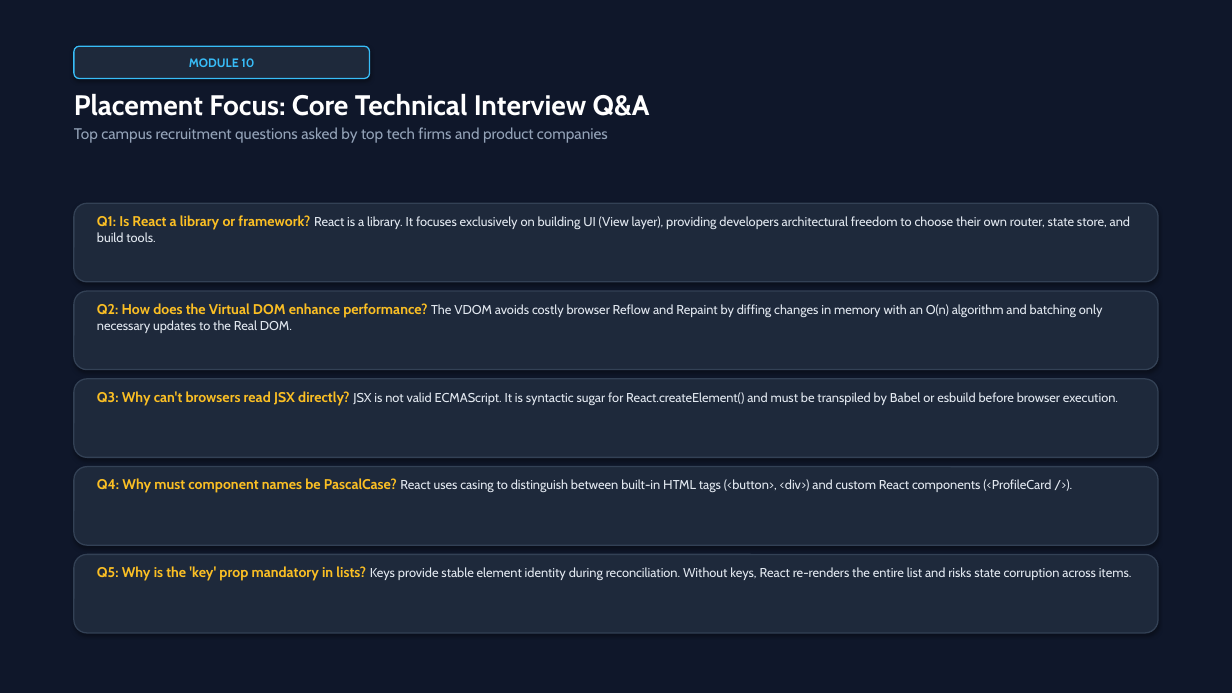
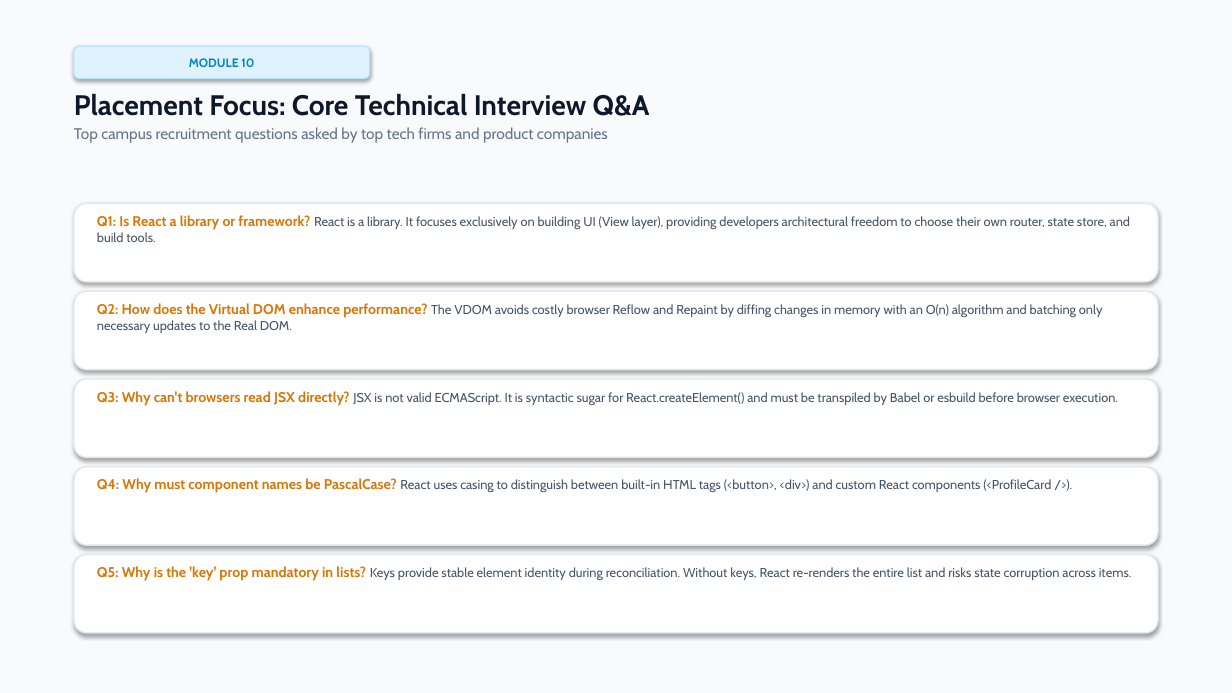
Before and after one commit to annamalai2912/mernStack, a slide deck: slide 15 of React_and_JSX_Masterclass.pptx. Drawn at 1232x693 pixels with LibreOffice and Linux fonts; fonts in the diff are those of the drawing. Boxes give left, top, right and bottom in pixels: in the first picture for what was removed or moved away, otherwise in the second. Text is boxed around its words. In the diff, an @@ line names an element or a change of style, - is before the commit and + after.

Commit message:
style: switch PowerPoint presentation to clean light color palette

```diff
--- a/React_and_JSX_Masterclass.pptx
+++ b/React_and_JSX_Masterclass.pptx
@@ rectangle at (x1=0, y1=0, x2=1232, y2=693): fill #0F172A to #F8FAFC @@
@@ rounded rectangle "MODULE 10" at (x1=74, y1=46, x2=370, y2=79): text colour #38BDF8 to #0284C7; fill #1E293B to #E0F2FE; outline #38BDF8 1 pt to #BAE6FD 1 pt @@
@@ text "Placement Focus: Core Technical Interview ..." at (x1=74, y1=94, x2=650, y2=143): text colour #FFFFFF to #0F172A in "Placement Focus: Core Technical Interview Q&A"; text colour #94A3B8 to #64748B in "Top campus recruitment questions asked by top ..." @@
@@ text "Q1: Is React a library ..." at (x1=97, y1=215, x2=1130, y2=242): text colour #FBBF24 to #D97706 in "Q1: Is React a library or framework?"; text colour #E2E8F0 to #475569 in "React is a library. It focuses exclusively ..." @@
@@ text "Q2: How does the Virtual ..." at (x1=97, y1=303, x2=1103, y2=333): text colour #FBBF24 to #D97706 in "Q2: How does the Virtual DOM enhance ..."; text colour #E2E8F0 to #475569 in "The VDOM avoids costly browser Reflow and ..." @@
@@ text "Q3: Why can't browsers read ..." at (x1=97, y1=391, x2=1118, y2=406): text colour #FBBF24 to #D97706 in "Q3: Why can't browsers read JSX directly?"; text colour #E2E8F0 to #475569 in "JSX is not valid ECMAScript. It is ..." @@
@@ text "Q4: Why must component names ..." at (x1=97, y1=478, x2=1051, y2=493): text colour #FBBF24 to #D97706 in "Q4: Why must component names be PascalCase?"; text colour #E2E8F0 to #475569 in "React uses casing to distinguish between built-in ..." @@
@@ fill #1E293B to #FFFFFF; outline #334155 1 pt to #E2E8F0 1.2 pt in 5 elements at (x1=74, y1=203, x2=1158, y2=282), (x1=74, y1=291, x2=1158, y2=370), (x1=74, y1=379, x2=1158, y2=457), (x1=74, y1=467, x2=1158, y2=545), (x1=74, y1=555, x2=1158, y2=633) @@
@@ text "Q5: Why is the 'key' ..." at (x1=97, y1=566, x2=1132, y2=581): text colour #FBBF24 to #D97706 in "Q5: Why is the 'key' prop mandatory ..."; text colour #E2E8F0 to #475569 in "Keys provide stable element identity during reconciliation. ..." @@
```
Also in this commit, not shown: 16 other slides changed, 1 other file.
